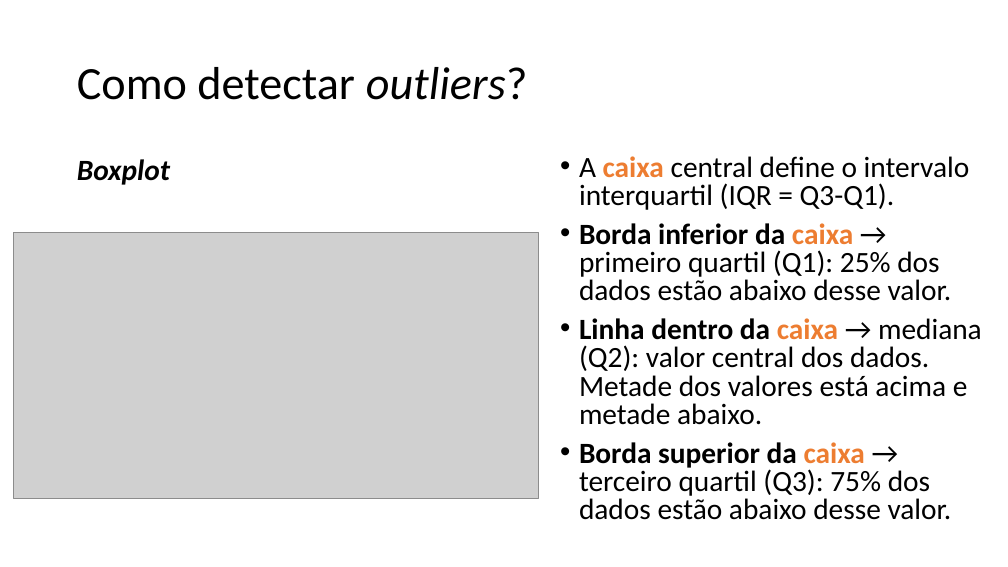
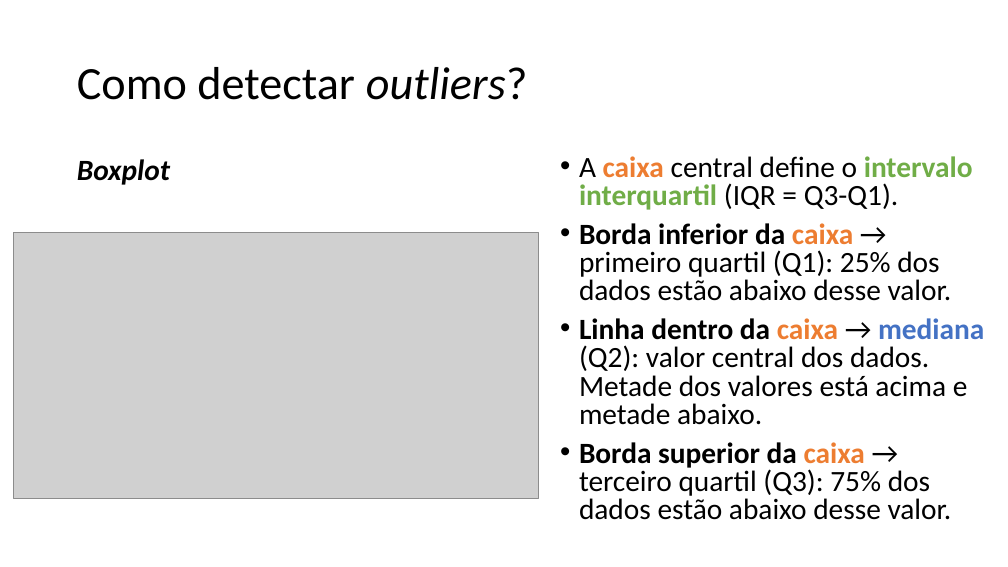
Before and after one commit to zz4fap/c24_inteligencia_artificial, a slide deck: slide 31 of slides/C24_EDA.pptx. Drawn at 1008x567 pixels with LibreOffice and Linux fonts; fonts in the diff are those of the drawing; grey boxes stand for pictures. Boxes give left, top, right and bottom in pixels: in the first picture for what was removed or moved away, otherwise in the second. Text is boxed around its words. In the diff, an @@ line names an element or a change of style, - is before the commit and + after.

```diff
--- a/slides/C24_EDA.pptx
+++ b/slides/C24_EDA.pptx
@@ text at [579, 156, 984, 425]: text colour #000000 to #70AD47 in "intervalo interquartil"; bold on in "intervalo interquartil", "mediana"; text colour #000000 to #4472C4 in "mediana" @@
```
Also in this commit, not shown: 9 other slides changed, 1 other file.
